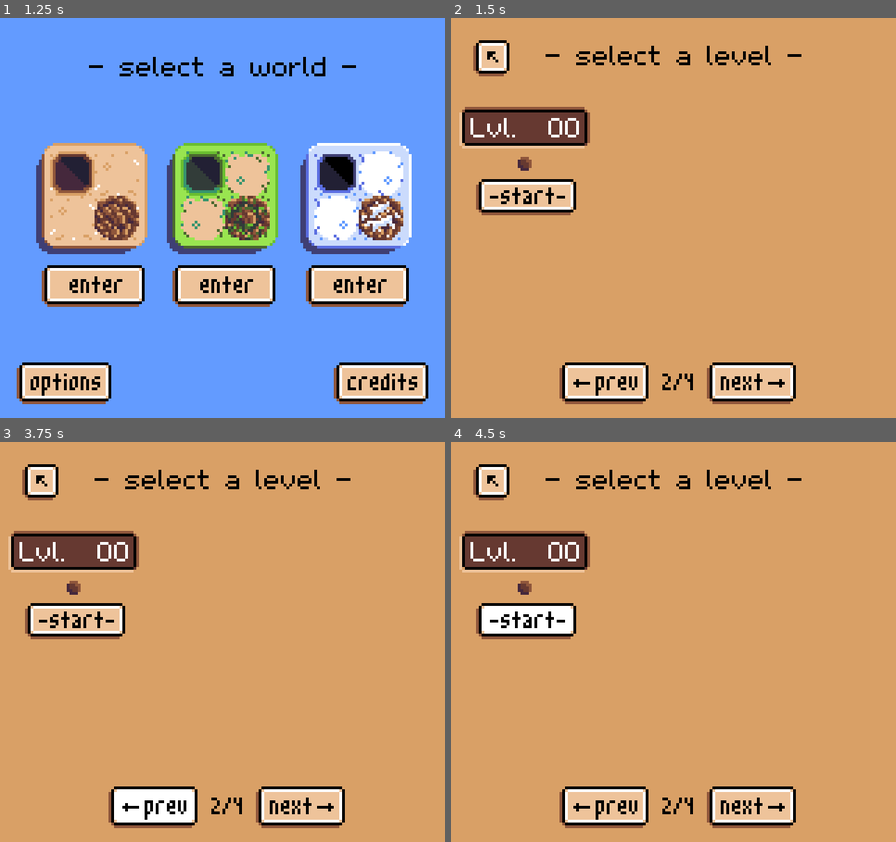
Above: before the commit, frames 1-4 (two rows, left to right).
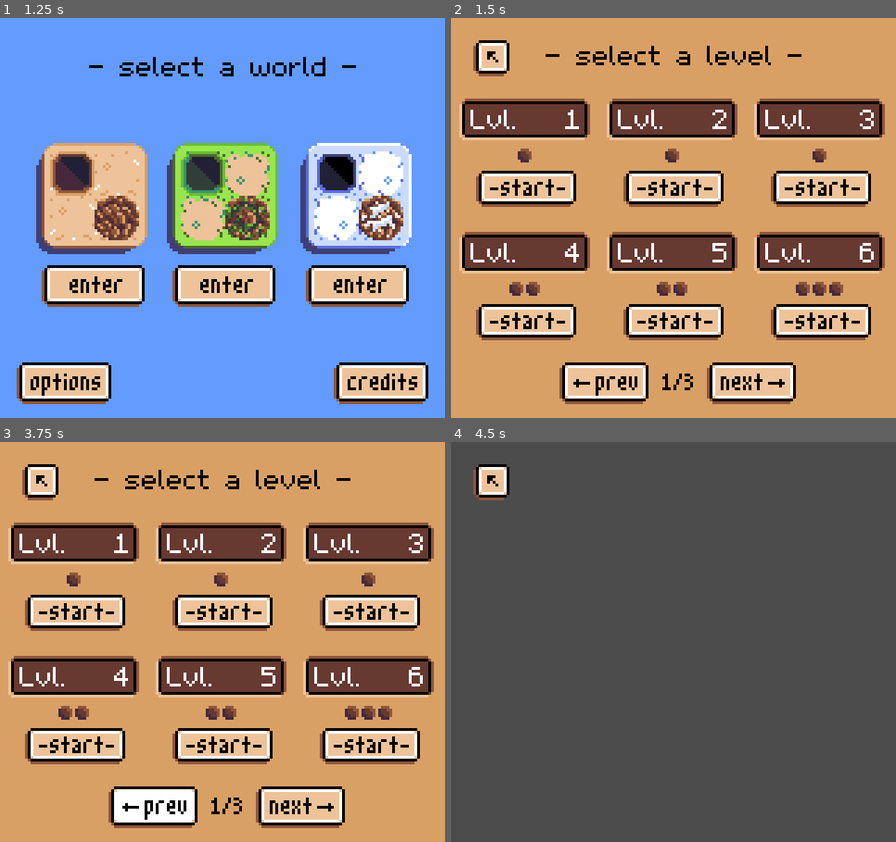
Above: after the commit, the same moments.

Repository: aludvik/Bouldering
Game: Godot game, scene res://Title/Title.tscn
Same seed, same stepped clock (60 frames per second), same inputs: the game is played once before the commit and once after it.
Inputs (mouse positions are in pixels of both pictures, inside the frame that each line leads up to):
- Up to frame 1 (1.25 s): click (222, 366) at 0.5 s
- Up to frame 2 (1.5 s): click (544, 286) at 1.25 s
- Up to frame 3 (3.75 s): click (40, 482) at 2 s; click (93, 710) at 2.75 s; click (151, 806) at 3.5 s
- Up to frame 4 (4.5 s): click (526, 622) at 4.27 s

Frame 1 is identical in both runs. In frame 2, 30% of the frame differs, in the area x 1-98%, y 20-94%; in frame 3, 30%; in frame 4, 99%, in the area x 0-100%, y 0-100%.

Commit message:
Implement level selector

Diff:
--- /dev/null
+++ b/Level/Level.tscn
@@ -0,0 +1,24 @@
+[gd_scene load_steps=5 format=2]
+
+[ext_resource path="res://Sprites/Credits/ReturnButton3.png" type="Texture" id=1]
+[ext_resource path="res://Sprites/Credits/ReturnButton1.png" type="Texture" id=2]
+[ext_resource path="res://Sprites/Credits/ReturnButton2.png" type="Texture" id=3]
+[ext_resource path="res://SceneChangeButton.gd" type="Script" id=4]
+
+[node name="Level" type="Node2D"]
+
+[node name="ReturnButton" type="TextureButton" parent="."]
+margin_left = 8.0
+margin_top = 8.0
+margin_right = 13.0
+margin_bottom = 13.0
+texture_normal = ExtResource( 2 )
+texture_pressed = ExtResource( 1 )
+texture_hover = ExtResource( 3 )
+script = ExtResource( 4 )
+__meta__ = {
+"_edit_use_anchors_": false
+}
+change_to = "res://LevelSelect/LevelSelect.tscn"
+
+[connection signal="pressed" from="ReturnButton" to="ReturnButton" method="_on_pressed"]
--- /dev/null
+++ b/LevelSelect/Level.gd
@@ -0,0 +1,24 @@
+extends Node2D
+
+export(int) var local_index
+
+func update_for_page():
+	var world_index = get_world_index()
+	var levels_list = State.levels.get(State.world)
+	if world_index >= levels_list.size():
+		hide()
+		return
+	show()
+	$Number.text = String(world_index + 1)
+	var level_difficulty = levels_list[world_index].difficulty
+	get_node("Difficulty/" + State.world).frame = level_difficulty - 1
+
+func get_world_index():
+	return (State.page - 1) * 6 + local_index
+
+func _on_page_changed():
+	update_for_page()
+
+func _on_StartButton_pressed():
+	State.level = get_world_index()
+	get_tree().change_scene("res://Level/Level.tscn")
--- a/LevelSelect/LevelSelect.gd
+++ b/LevelSelect/LevelSelect.gd
@@ -1,22 +1,52 @@
 extends Node2D
 
-var colored = [
-	"Background",
-	"TopLeft/Header",
-	"TopLeft/Difficulty"
-]
+signal page_changed
 
 func _ready():
-	set_world(State.world)
+	set_world_color(State.world)
+	set_page_label()
+	emit_signal("page_changed")
 
-func set_world(world: String):
-	for prefix in colored:
-		set_world_color(world, prefix)
+func get_max_page():
+	return ceil(State.levels.get(State.world).size() / 6.0)
 
-func set_world_color(world: String, prefix: String):
-	for w in ["Rock", "Moss", "Snow"]:
-		var node = get_node(prefix + "/" + w)
-		if w == world:
-			node.show()
-		else:
-			node.hide()
+func set_page_label():
+	$Pager/Page.text = String(State.page) + "/" + String(get_max_page())
+
+func set_world_color(world: String):
+	var prefixes = [
+		"Background",
+		"TopLeft/Header",
+		"TopLeft/Difficulty",
+		"TopMid/Header",
+		"TopMid/Difficulty",
+		"TopRight/Header",
+		"TopRight/Difficulty",
+		"BottomLeft/Header",
+		"BottomLeft/Difficulty",
+		"BottomMid/Header",
+		"BottomMid/Difficulty",
+		"BottomRight/Header",
+		"BottomRight/Difficulty"
+	]
+	for prefix in prefixes:
+		for w in ["Rock", "Moss", "Snow"]:
+			var node = get_node(prefix + "/" + w)
+			if w == world:
+				node.show()
+			else:
+				node.hide()
+
+func _on_NextButton_pressed():
+	if State.page >= get_max_page():
+		return
+	State.page += 1
+	set_page_label()
+	emit_signal("page_changed")
+
+func _on_PrevButton_pressed():
+	if State.page <= 1:
+		return
+	State.page -= 1
+	set_page_label()
+	emit_signal("page_changed")
--- a/LevelSelect/LevelSelect.tscn
+++ b/LevelSelect/LevelSelect.tscn
@@ -1,10 +1,10 @@
-[gd_scene load_steps=47 format=2]
+[gd_scene load_steps=48 format=2]
 
 [ext_resource path="res://Sprites/Credits/ReturnButton3.png" type="Texture" id=1]
 [ext_resource path="res://Sprites/Credits/ReturnButton1.png" type="Texture" id=2]
 [ext_resource path="res://Sprites/Credits/ReturnButton2.png" type="Texture" id=3]
 [ext_resource path="res://LargeFont.tres" type="DynamicFont" id=4]
-[ext_resource path="res://SceneChangeButton.gd" type="Script" id=5]
+[ext_resource path="res://LevelSelect/ReturnButton.gd" type="Script" id=5]
 [ext_resource path="res://Sprites/LevelSelectRock/LevelHeaderRock.png" type="Texture" id=6]
 [ext_resource path="res://Sprites/LevelSelectRock/LevelDifficultyRock.png" type="Texture" id=7]
 [ext_resource path="res://Sprites/LevelSelectRock/LevelStartButton1.png" type="Texture" id=8]
@@ -22,6 +22,7 @@
 [ext_resource path="res://Sprites/LevelSelectSnow/LevelDifficultySnow.png" type="Texture" id=20]
 [ext_resource path="res://Sprites/LevelSelectMoss/LevelHeaderMoss.png" type="Texture" id=21]
 [ext_resource path="res://Sprites/LevelSelectMoss/LevelDifficultyMoss.png" type="Texture" id=22]
+[ext_resource path="res://LevelSelect/Level.gd" type="Script" id=23]
 
 [sub_resource type="AtlasTexture" id=1]
 atlas = ExtResource( 7 )
@@ -186,10 +187,13 @@
 __meta__ = {
 "_edit_use_anchors_": false
 }
-change_to = "res://WorldSelect/WorldSelect.tscn"
 
 [node name="TopLeft" type="Node2D" parent="."]
-position = Vector2( 3, 32 )
+position = Vector2( 3, 29 )
+script = ExtResource( 23 )
+__meta__ = {
+"_edit_group_": true
+}
 
 [node name="Header" type="Node2D" parent="TopLeft"]
 
@@ -255,6 +259,366 @@
 "_edit_use_anchors_": false
 }
 
+[node name="TopMid" type="Node2D" parent="."]
+position = Vector2( 56, 29 )
+script = ExtResource( 23 )
+__meta__ = {
+"_edit_group_": true
+}
+local_index = 1
+
+[node name="Header" type="Node2D" parent="TopMid"]
+
+[node name="Rock" type="Sprite" parent="TopMid/Header"]
+texture = ExtResource( 6 )
+centered = false
+
+[node name="Moss" type="Sprite" parent="TopMid/Header"]
+texture = ExtResource( 21 )
+centered = false
+
+[node name="Snow" type="Sprite" parent="TopMid/Header"]
+texture = ExtResource( 18 )
+centered = false
+
+[node name="Difficulty" type="Node2D" parent="TopMid"]
+
+[node name="Rock" type="AnimatedSprite" parent="TopMid/Difficulty"]
+position = Vector2( 3, 18 )
+frames = SubResource( 8 )
+centered = false
+
+[node name="Moss" type="AnimatedSprite" parent="TopMid/Difficulty"]
+position = Vector2( 3, 18 )
+frames = SubResource( 16 )
+centered = false
+
+[node name="Snow" type="AnimatedSprite" parent="TopMid/Difficulty"]
+position = Vector2( 3, 18 )
+frames = SubResource( 24 )
+centered = false
+
+[node name="StartButton" type="TextureButton" parent="TopMid"]
+margin_left = 6.0
+margin_top = 26.0
+margin_right = 42.0
+margin_bottom = 39.0
+texture_normal = ExtResource( 8 )
+texture_pressed = ExtResource( 10 )
+texture_hover = ExtResource( 9 )
+__meta__ = {
+"_edit_use_anchors_": false
+}
+
+[node name="Lvl" type="Label" parent="TopMid"]
+margin_left = 4.0
+margin_right = 21.0
+margin_bottom = 13.0
+custom_fonts/font = ExtResource( 4 )
+text = "Lvl."
+__meta__ = {
+"_edit_use_anchors_": false
+}
+
+[node name="Number" type="Label" parent="TopMid"]
+margin_left = 32.0
+margin_right = 44.0
+margin_bottom = 13.0
+custom_fonts/font = ExtResource( 4 )
+text = "00"
+align = 2
+__meta__ = {
+"_edit_use_anchors_": false
+}
+
+[node name="TopRight" type="Node2D" parent="."]
+position = Vector2( 109, 29 )
+script = ExtResource( 23 )
+__meta__ = {
+"_edit_group_": true
+}
+local_index = 2
+
+[node name="Header" type="Node2D" parent="TopRight"]
+
+[node name="Rock" type="Sprite" parent="TopRight/Header"]
+texture = ExtResource( 6 )
+centered = false
+
+[node name="Moss" type="Sprite" parent="TopRight/Header"]
+texture = ExtResource( 21 )
+centered = false
+
+[node name="Snow" type="Sprite" parent="TopRight/Header"]
+texture = ExtResource( 18 )
+centered = false
+
+[node name="Difficulty" type="Node2D" parent="TopRight"]
+
+[node name="Rock" type="AnimatedSprite" parent="TopRight/Difficulty"]
+position = Vector2( 3, 18 )
+frames = SubResource( 8 )
+centered = false
+
+[node name="Moss" type="AnimatedSprite" parent="TopRight/Difficulty"]
+position = Vector2( 3, 18 )
+frames = SubResource( 16 )
+centered = false
+
+[node name="Snow" type="AnimatedSprite" parent="TopRight/Difficulty"]
+position = Vector2( 3, 18 )
+frames = SubResource( 24 )
+centered = false
+
+[node name="StartButton" type="TextureButton" parent="TopRight"]
+margin_left = 6.0
+margin_top = 26.0
+margin_right = 42.0
+margin_bottom = 39.0
+texture_normal = ExtResource( 8 )
+texture_pressed = ExtResource( 10 )
+texture_hover = ExtResource( 9 )
+__meta__ = {
+"_edit_use_anchors_": false
+}
+
+[node name="Lvl" type="Label" parent="TopRight"]
+margin_left = 4.0
+margin_right = 21.0
+margin_bottom = 13.0
+custom_fonts/font = ExtResource( 4 )
+text = "Lvl."
+__meta__ = {
+"_edit_use_anchors_": false
+}
+
+[node name="Number" type="Label" parent="TopRight"]
+margin_left = 32.0
+margin_right = 44.0
+margin_bottom = 13.0
+custom_fonts/font = ExtResource( 4 )
+text = "00"
+align = 2
+__meta__ = {
+"_edit_use_anchors_": false
+}
+
+[node name="BottomLeft" type="Node2D" parent="."]
+position = Vector2( 3, 77 )
+script = ExtResource( 23 )
+__meta__ = {
+"_edit_group_": true
+}
+local_index = 3
+
+[node name="Header" type="Node2D" parent="BottomLeft"]
+
+[node name="Rock" type="Sprite" parent="BottomLeft/Header"]
+texture = ExtResource( 6 )
+centered = false
+
+[node name="Moss" type="Sprite" parent="BottomLeft/Header"]
+texture = ExtResource( 21 )
+centered = false
+
+[node name="Snow" type="Sprite" parent="BottomLeft/Header"]
+texture = ExtResource( 18 )
+centered = false
+
+[node name="Difficulty" type="Node2D" parent="BottomLeft"]
+
+[node name="Rock" type="AnimatedSprite" parent="BottomLeft/Difficulty"]
+position = Vector2( 3, 18 )
+frames = SubResource( 8 )
+centered = false
+
+[node name="Moss" type="AnimatedSprite" parent="BottomLeft/Difficulty"]
+position = Vector2( 3, 18 )
+frames = SubResource( 16 )
+centered = false
+
+[node name="Snow" type="AnimatedSprite" parent="BottomLeft/Difficulty"]
+position = Vector2( 3, 18 )
+frames = SubResource( 24 )
+centered = false
+
+[node name="StartButton" type="TextureButton" parent="BottomLeft"]
+margin_left = 6.0
+margin_top = 26.0
+margin_right = 42.0
+margin_bottom = 39.0
+texture_normal = ExtResource( 8 )
+texture_pressed = ExtResource( 10 )
+texture_hover = ExtResource( 9 )
+__meta__ = {
+"_edit_use_anchors_": false
+}
+
+[node name="Lvl" type="Label" parent="BottomLeft"]
+margin_left = 4.0
+margin_right = 21.0
+margin_bottom = 13.0
+custom_fonts/font = ExtResource( 4 )
+text = "Lvl."
+__meta__ = {
+"_edit_use_anchors_": false
+}
+
+[node name="Number" type="Label" parent="BottomLeft"]
+margin_left = 32.0
+margin_right = 44.0
+margin_bottom = 13.0
+custom_fonts/font = ExtResource( 4 )
+text = "00"
+align = 2
+__meta__ = {
+"_edit_use_anchors_": false
+}
+
+[node name="BottomMid" type="Node2D" parent="."]
+position = Vector2( 56, 77 )
+script = ExtResource( 23 )
+__meta__ = {
+"_edit_group_": true
+}
+local_index = 4
+
+[node name="Header" type="Node2D" parent="BottomMid"]
+
+[node name="Rock" type="Sprite" parent="BottomMid/Header"]
+texture = ExtResource( 6 )
+centered = false
+
+[node name="Moss" type="Sprite" parent="BottomMid/Header"]
+texture = ExtResource( 21 )
+centered = false
+
+[node name="Snow" type="Sprite" parent="BottomMid/Header"]
+texture = ExtResource( 18 )
+centered = false
+
+[node name="Difficulty" type="Node2D" parent="BottomMid"]
+
+[node name="Rock" type="AnimatedSprite" parent="BottomMid/Difficulty"]
+position = Vector2( 3, 18 )
+frames = SubResource( 8 )
+centered = false
+
+[node name="Moss" type="AnimatedSprite" parent="BottomMid/Difficulty"]
+position = Vector2( 3, 18 )
+frames = SubResource( 16 )
+centered = false
+
+[node name="Snow" type="AnimatedSprite" parent="BottomMid/Difficulty"]
+position = Vector2( 3, 18 )
+frames = SubResource( 24 )
+centered = false
+
+[node name="StartButton" type="TextureButton" parent="BottomMid"]
+margin_left = 6.0
+margin_top = 26.0
+margin_right = 42.0
+margin_bottom = 39.0
+texture_normal = ExtResource( 8 )
+texture_pressed = ExtResource( 10 )
+texture_hover = ExtResource( 9 )
+__meta__ = {
+"_edit_use_anchors_": false
+}
+
+[node name="Lvl" type="Label" parent="BottomMid"]
+margin_left = 4.0
+margin_right = 21.0
+margin_bottom = 13.0
+custom_fonts/font = ExtResource( 4 )
+text = "Lvl."
+__meta__ = {
+"_edit_use_anchors_": false
+}
+
+[node name="Number" type="Label" parent="BottomMid"]
+margin_left = 32.0
+margin_right = 44.0
+margin_bottom = 13.0
+custom_fonts/font = ExtResource( 4 )
+text = "00"
+align = 2
+__meta__ = {
+"_edit_use_anchors_": false
+}
+
+[node name="BottomRight" type="Node2D" parent="."]
+position = Vector2( 109, 77 )
+script = ExtResource( 23 )
+__meta__ = {
+"_edit_group_": true
+}
+local_index = 5
+
+[node name="Header" type="Node2D" parent="BottomRight"]
+
+[node name="Rock" type="Sprite" parent="BottomRight/Header"]
+texture = ExtResource( 6 )
+centered = false
+
+[node name="Moss" type="Sprite" parent="BottomRight/Header"]
+texture = ExtResource( 21 )
+centered = false
+
+[node name="Snow" type="Sprite" parent="BottomRight/Header"]
+texture = ExtResource( 18 )
+centered = false
+
+[node name="Difficulty" type="Node2D" parent="BottomRight"]
+
+[node name="Rock" type="AnimatedSprite" parent="BottomRight/Difficulty"]
+position = Vector2( 3, 18 )
+frames = SubResource( 8 )
+centered = false
+
+[node name="Moss" type="AnimatedSprite" parent="BottomRight/Difficulty"]
+position = Vector2( 3, 18 )
+frames = SubResource( 16 )
+centered = false
+
+[node name="Snow" type="AnimatedSprite" parent="BottomRight/Difficulty"]
+position = Vector2( 3, 18 )
+frames = SubResource( 24 )
+centered = false
+
+[node name="StartButton" type="TextureButton" parent="BottomRight"]
+margin_left = 6.0
+margin_top = 26.0
+margin_right = 42.0
+margin_bottom = 39.0
+texture_normal = ExtResource( 8 )
+texture_pressed = ExtResource( 10 )
+texture_hover = ExtResource( 9 )
+__meta__ = {
+"_edit_use_anchors_": false
+}
+
+[node name="Lvl" type="Label" parent="BottomRight"]
+margin_left = 4.0
+margin_right = 21.0
+margin_bottom = 13.0
+custom_fonts/font = ExtResource( 4 )
+text = "Lvl."
+__meta__ = {
+"_edit_use_anchors_": false
+}
+
+[node name="Number" type="Label" parent="BottomRight"]
+margin_left = 32.0
+margin_right = 44.0
+margin_bottom = 13.0
+custom_fonts/font = ExtResource( 4 )
+text = "00"
+align = 2
+__meta__ = {
+"_edit_use_anchors_": false
+}
+
 [node name="Pager" type="Node2D" parent="."]
 
 [node name="PrevButton" type="TextureButton" parent="Pager"]
@@ -286,9 +650,23 @@
 margin_top = 123.0
 custom_fonts/font = ExtResource( 12 )
 custom_colors/font_color = Color( 0, 0, 0, 1 )
-text = "2/4"
-__meta__ = {
-"_edit_use_anchors_": false
-}
-
-[connection signal="pressed" from="ReturnButton" to="ReturnButton" method="_on_pressed"]
+text = "0/0"
+__meta__ = {
+"_edit_use_anchors_": false
+}
+
+[connection signal="page_changed" from="." to="TopLeft" method="_on_page_changed"]
+[connection signal="page_changed" from="." to="TopMid" method="_on_page_changed"]
+[connection signal="page_changed" from="." to="TopRight" method="_on_page_changed"]
+[connection signal="page_changed" from="." to="BottomLeft" method="_on_page_changed"]
+[connection signal="page_changed" from="." to="BottomMid" method="_on_page_changed"]
+[connection signal="page_changed" from="." to="BottomRight" method="_on_page_changed"]
+[connection signal="pressed" from="ReturnButton" to="ReturnButton" method="_on_ReturnButton_pressed"]
+[connection signal="pressed" from="TopLeft/StartButton" to="TopLeft" method="_on_StartButton_pressed"]
+[connection signal="pressed" from="TopMid/StartButton" to="TopMid" method="_on_StartButton_pressed"]
+[connection signal="pressed" from="TopRight/StartButton" to="TopRight" method="_on_StartButton_pressed"]
+[connection signal="pressed" from="BottomLeft/StartButton" to="BottomLeft" method="_on_StartButton_pressed"]
+[connection signal="pressed" from="BottomMid/StartButton" to="BottomMid" method="_on_StartButton_pressed"]
+[connection signal="pressed" from="BottomRight/StartButton" to="BottomRight" method="_on_StartButton_pressed"]
+[connection signal="pressed" from="Pager/PrevButton" to="." method="_on_PrevButton_pressed"]
+[connection signal="pressed" from="Pager/NextButton" to="." method="_on_NextButton_pressed"]
--- /dev/null
+++ b/LevelSelect/ReturnButton.gd
@@ -0,0 +1,5 @@
+extends TextureButton
+
+func _on_ReturnButton_pressed():
+	State.page = 1
+	get_tree().change_scene("res://WorldSelect/WorldSelect.tscn")
--- a/State.gd
+++ b/State.gd
@@ -1,7 +1,9 @@
 extends Node
 
-# UI
-var world: String = ""
+# Level
+var world: String = "Rock"
+var page: int = 1
+var level: int = 1
 
 # Progress
 var moss_world: String = "unlocked"
--- a/project.godot
+++ b/project.godot
@@ -35,10 +35,6 @@
 "flags/filter": false
 }
 
-[input_devices]
-
-pointing/emulate_touch_from_mouse=true
-
 [physics]
 
 common/enable_pause_aware_picking=true
